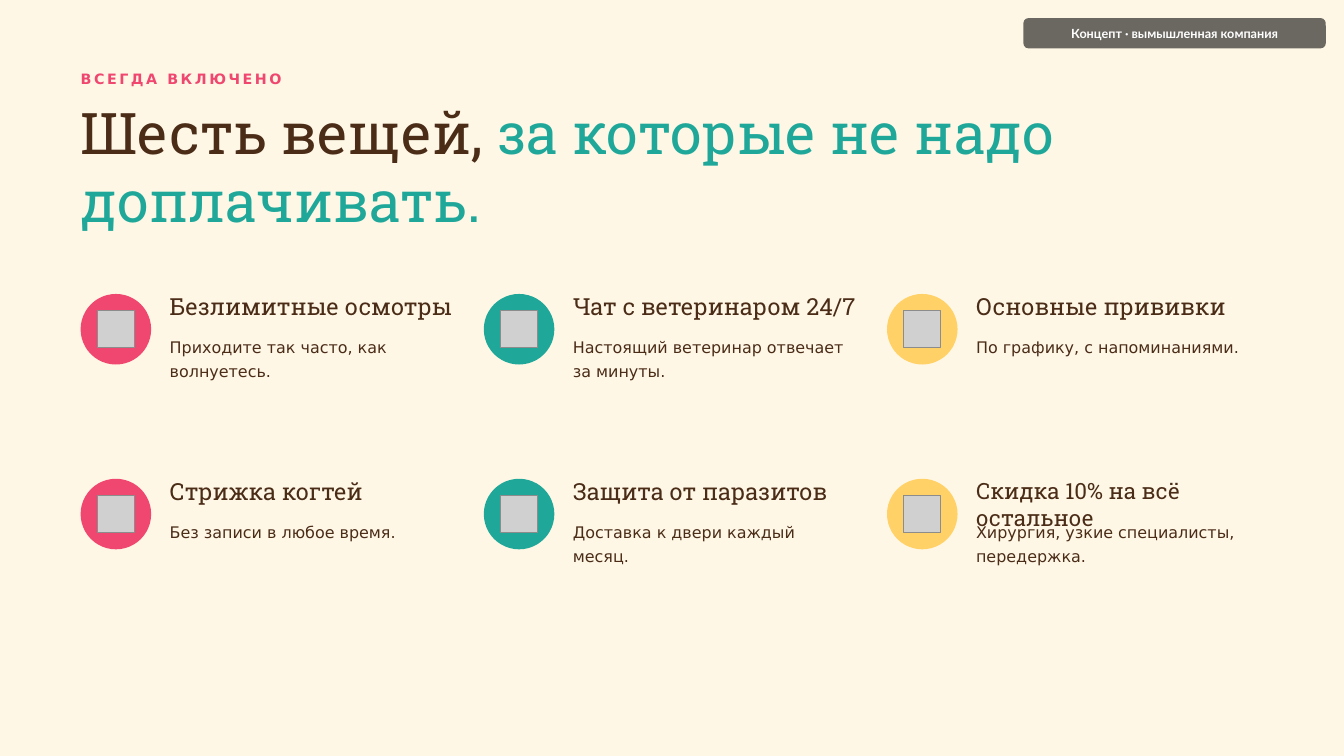
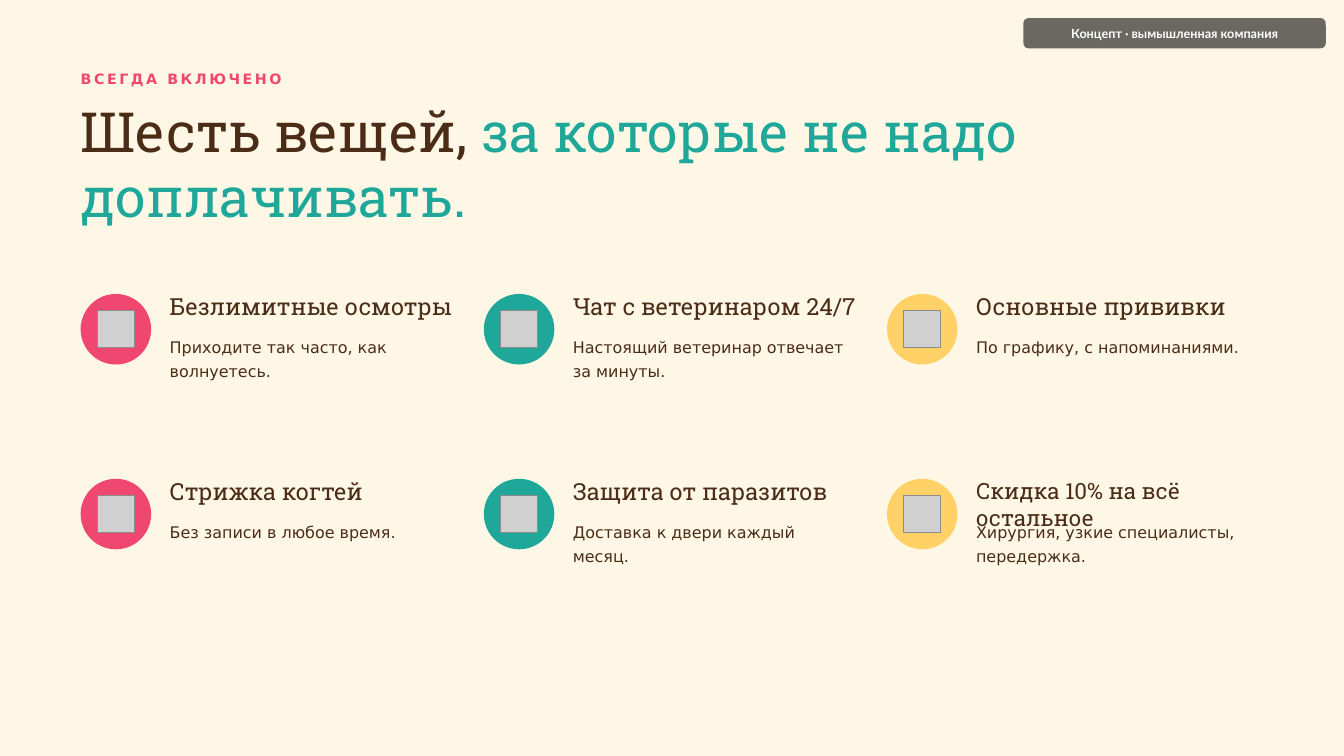
Before and after one commit to nikitakustov123/education-decks, a slide deck: slide 4 of ru/pptx/09-pawprint-vet.pptx. Drawn at 1344x756 pixels with LibreOffice and Linux fonts; fonts in the diff are those of the drawing; grey boxes stand for pictures. Boxes give left, top, right and bottom in pixels: in the first picture for what was removed or moved away, otherwise in the second. Text is boxed around its words. In the diff, an @@ line names an element or a change of style, - is before the commit and + after.

```diff
--- a/ru/pptx/09-pawprint-vet.pptx
+++ b/ru/pptx/09-pawprint-vet.pptx
@@ text "Шесть вещей, за которые не ..." at (81, 110, 1017, 226): size 41 to 39.5 pt @@
```
Also in this commit, not shown: 1 other slide changed, 9 other files.
